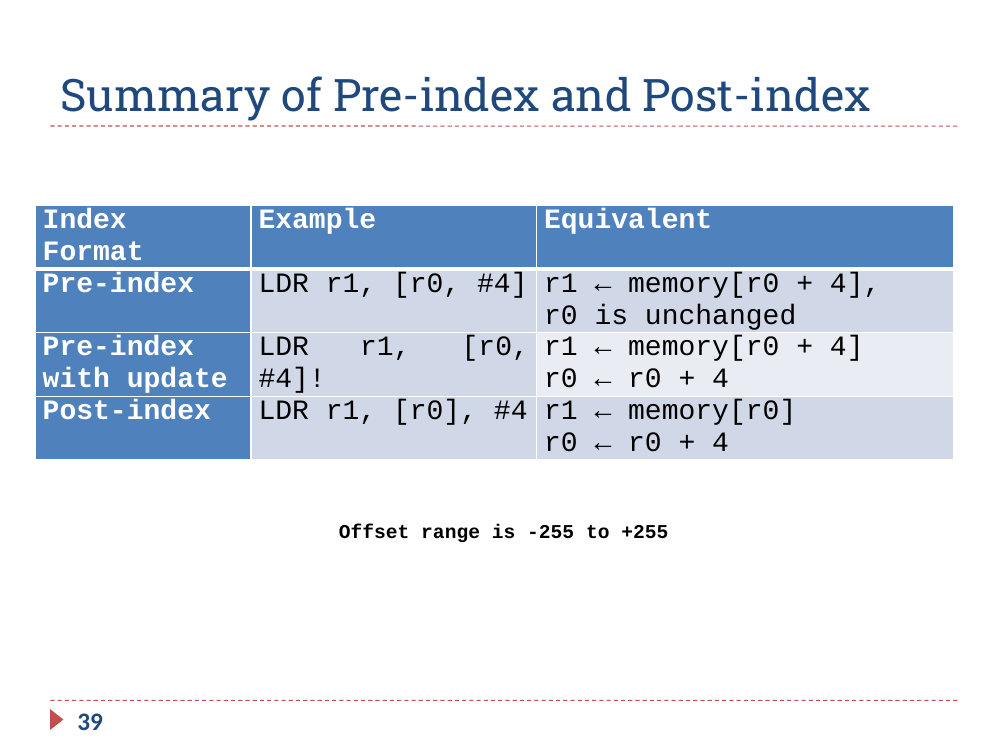
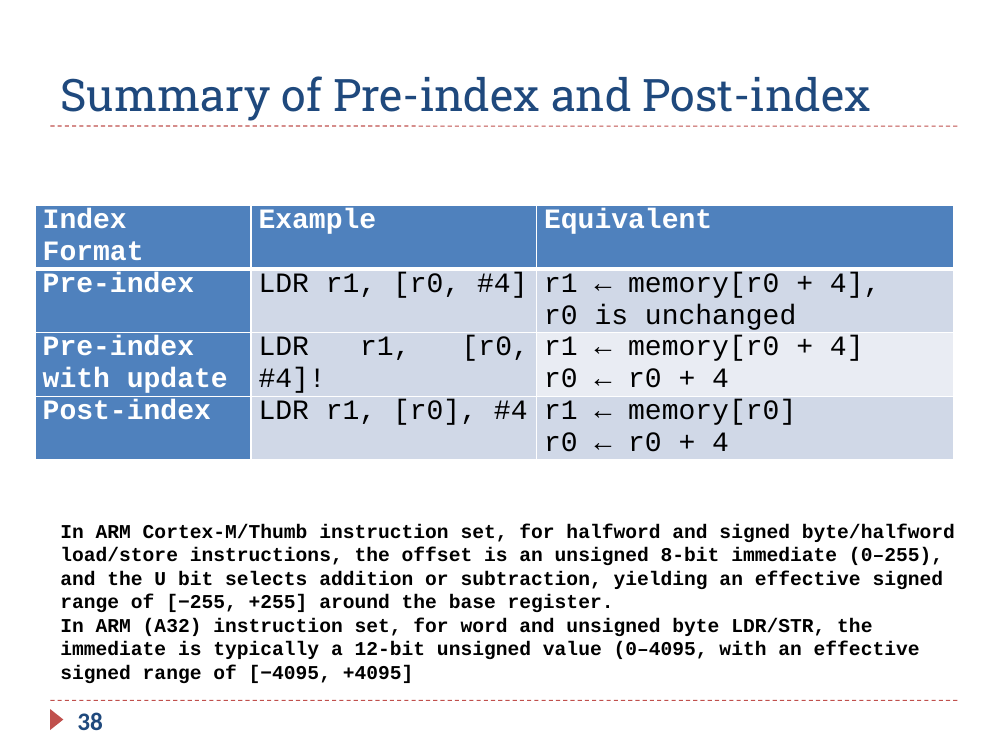
Before and after one commit to guhofstra/CSC111Fa25, a slide deck: slide 38 of PPTs/Ch5 ARM Load Store.pptx (slide 39 before the commit). Drawn at 1008x756 pixels with LibreOffice and Linux fonts; fonts in the diff are those of the drawing. Boxes give left, top, right and bottom in pixels: in the first picture for what was removed or moved away, otherwise in the second. Text is boxed around its words. In the diff, an @@ line names an element or a change of style, - is before the commit and + after.

```diff
--- a/PPTs/Ch5 ARM Load Store.pptx
+++ b/PPTs/Ch5 ARM Load Store.pptx
@@ text at [60, 524, 955, 683]: text changed @@
-Offset range is -255 to +255
+In ARM Cortex‑M/Thumb instruction set, for halfword and signed byte/halfword load/store instructions, the offset is an unsigned 8‑bit immediate (0–255), and the U bit selects addition or subtraction, yielding an effective signed range of [−255, +255] around the base register.
+In ARM (A32) instruction set, for word and unsigned byte LDR/STR, the immediate is typically a 12‑bit unsigned value (0–4095, with an effective signed range of [−4095, +4095]
@@ page number at [77, 712, 103, 730]: text changed @@
-39
+38
```
Also in this commit, not shown: 17 other slides changed, 5 slides removed, 12 other files.
